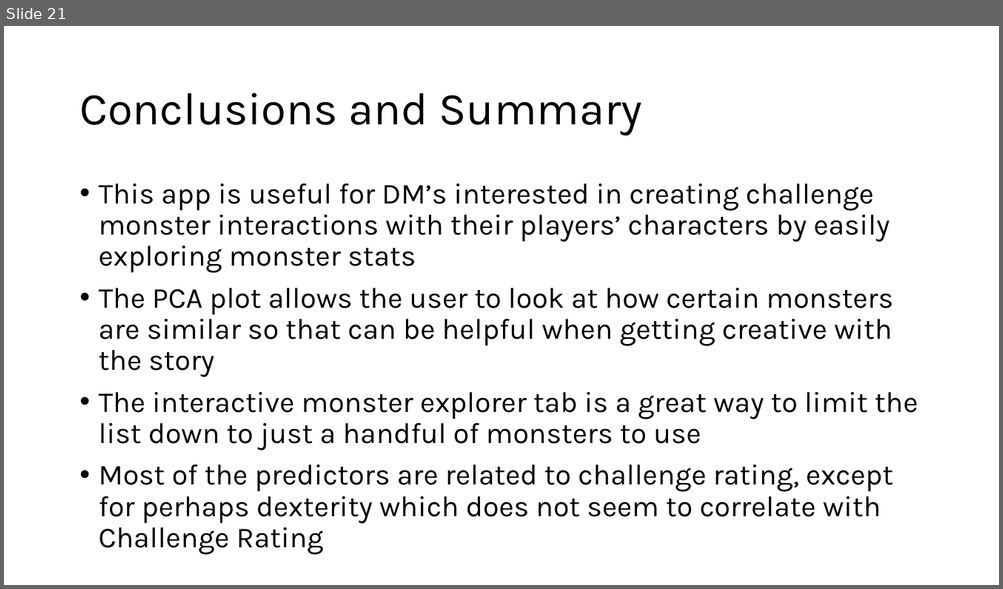
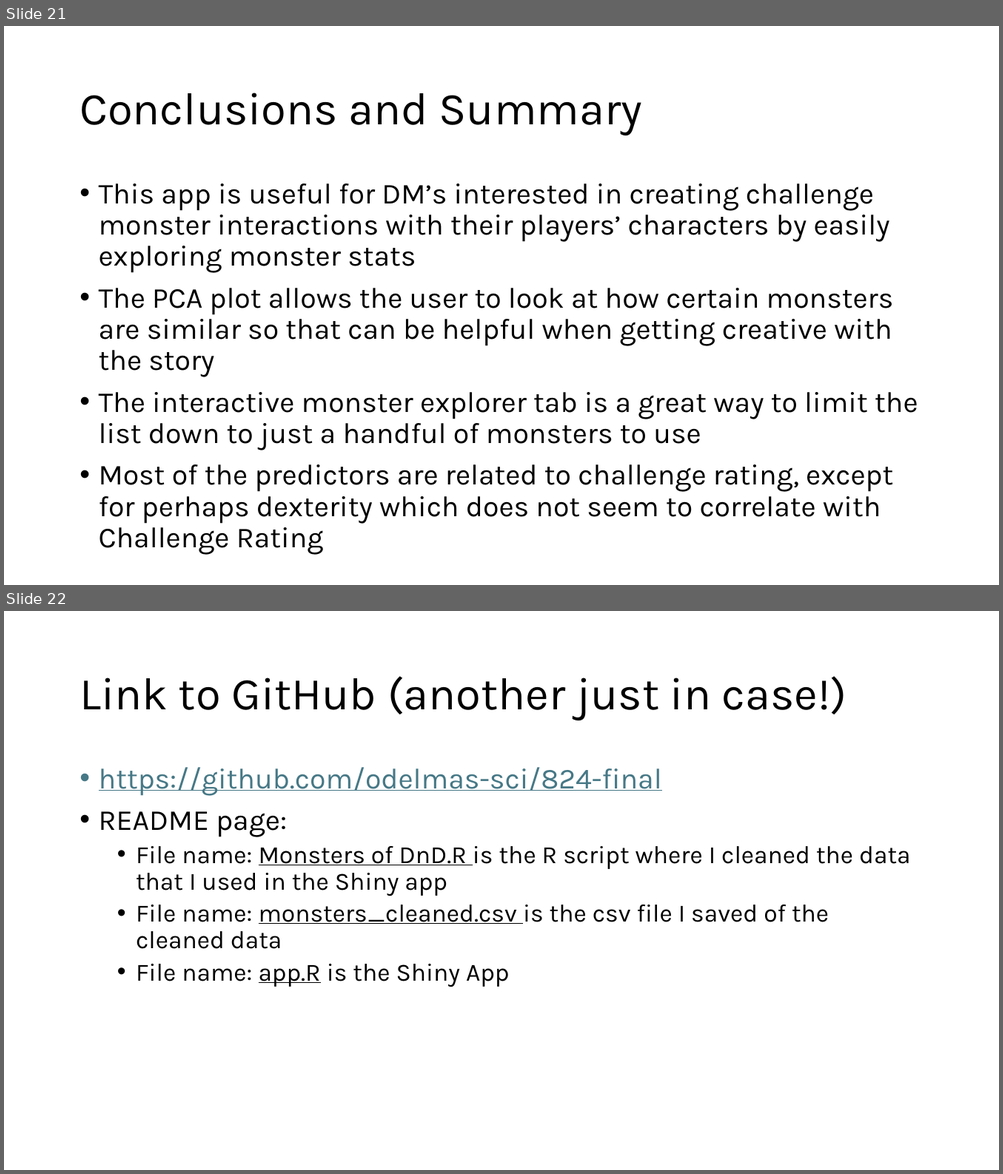
Before and after one commit to odelmas-sci/824-final, a slide deck: Monsters of Dungeons and Dragons.pptx. Shown one above the other, each under a label of ours: slide 21 before the commit, slides 21 and 22 after it. The pictures are 1003x589 and 1003x1174 pixels, drawn with LibreOffice and Linux fonts; fonts in the diff are those of the drawing. Boxes give left, top, right and bottom in pixels: in the first picture for what was removed or moved away, otherwise in the second. Text is boxed around its words. In the diff, an @@ line names an element or a change of style, - is before the commit and + after.

```diff
--- a/Monsters of Dungeons and Dragons.pptx
+++ b/Monsters of Dungeons and Dragons.pptx
@@ slide 22 added at (x1=4, y1=611, x2=999, y2=1170), background #FFFFFF @@
@@ title added at (x1=79, y1=676, x2=847, y2=721), 44 pt, text #000000 @@
+Link to GitHub (another just in case!)
@@ text added at (x1=99, y1=767, x2=910, y2=987), 24 pt, text #000000 @@
+• https://github.com/odelmas-sci/824-final
+• README page:
+  • File name: Monsters of DnD.R is the R script where I cleaned the data that I used in the Shiny app
+  • File name: monsters_cleaned.csv is the csv file I saved of the cleaned data
+  • File name: app.R is the Shiny App
```
Also in this commit, not shown: 3 slides changed.
